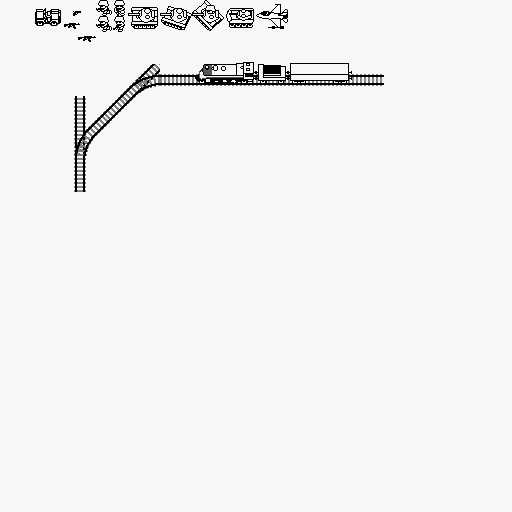
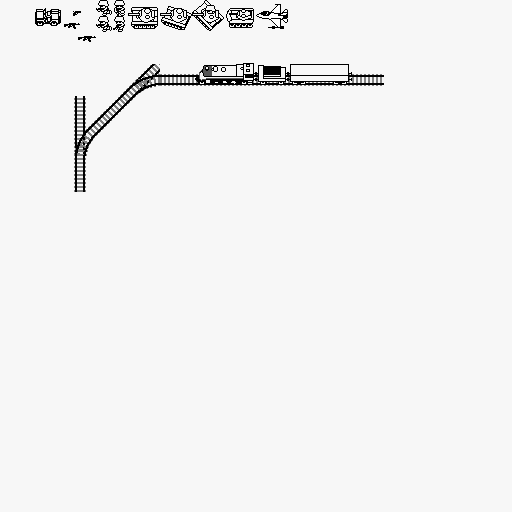
Layers edited between the first and the second 512×512 image:
painted on "UpperLayer" over [206, 80, 234, 83]
painted on "MiddleLayer" over [195, 62, 352, 84]
